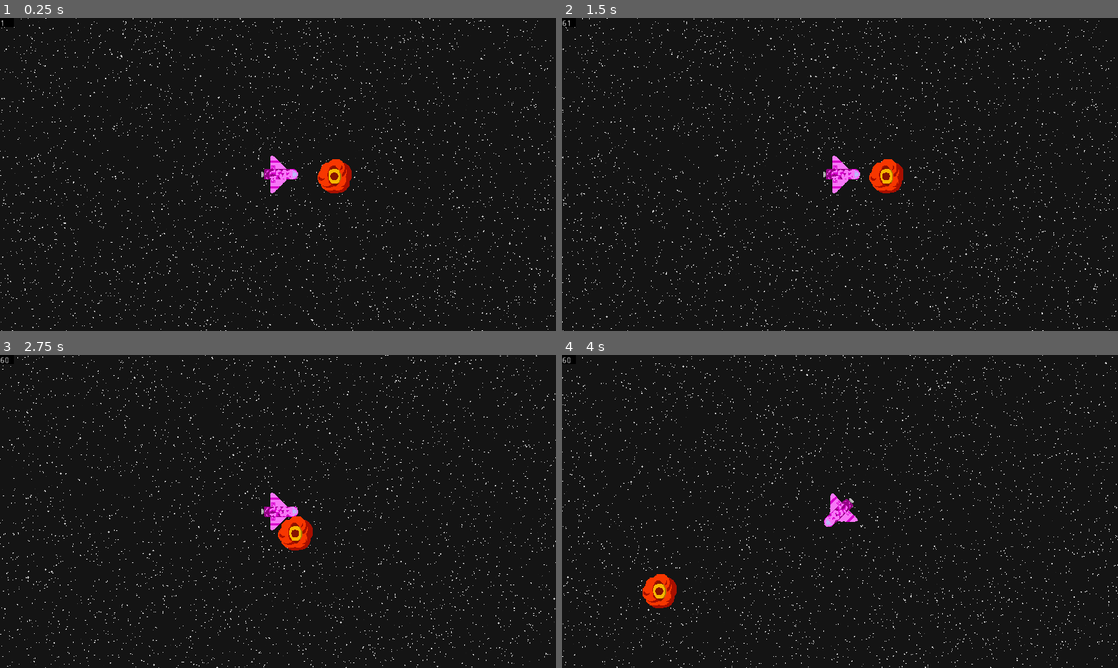
Above: before the commit, frames 1-4 (two rows, left to right).
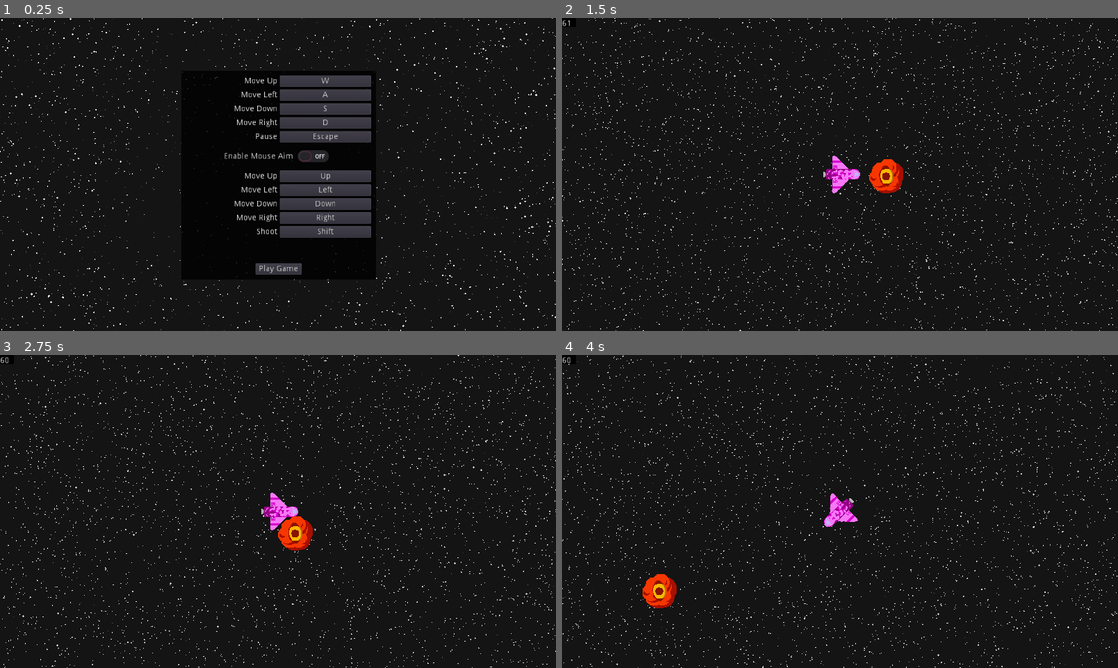
Above: after the commit, the same moments.

Repository: Jellonator/04-Space-Shooter
Game: Godot game, scene res://Gui/StartScreen.tscn
Two runs of this game, one before a commit and one after it. Both use one fixed random seed, a clock stepped at 60 frames per second and the inputs below. Before the commit the project starts from res://World/Game.tscn.
Inputs (mouse positions are in pixels of both pictures, inside the frame that each line leads up to):
- Up to frame 1 (0.25 s): no input
- Up to frame 2 (1.5 s): click (840, 268) at 0.5 s, where only the run after the commit has a clickable "Play Game"; tap Enter at 1.25 s; move the mouse to (962, 158) at 1.27 s; press the mouse at (962, 158) at 1.28 s; hold D (move_right) from 1.28 s (still down)
- Up to frame 3 (2.75 s): move the mouse to (166, 527) at 2.02 s; release D (move_right) at 2.03 s; release the mouse at (166, 527) at 2.03 s; hold S (move_down) from 2.03 s (still down); tap Shift (action_shoot_nonmouse) at 2.1 s
- Up to frame 4 (4 s): move the mouse to (895, 442) at 2.77 s; release S (move_down) at 2.78 s; hold D (move_right) 2.78-3.53 s; hold Down (look_down) 2.78-3.53 s; move the mouse to (812, 574) at 3.52 s; hold W (move_up) from 3.53 s (still down); tap Left (look_left) at 3.6 s; click (812, 574) at 3.67 s

The runs differ from the first frame. In frame 1, 9.7% of the frame differs, in the area x 0-100%, y 0-100%; in frame 2, 2.9%; in frame 3, 2.9%; in frame 4, 2.9%.

Commit message:
Added start screen

Diff:
--- /dev/null
+++ b/Gui/StarField.shader
@@ -0,0 +1,171 @@
+shader_type particles;
+uniform vec3 direction;
+uniform float spread;
+uniform float flatness;
+uniform float initial_linear_velocity;
+uniform float initial_angle;
+uniform float angular_velocity;
+uniform float orbit_velocity;
+uniform float linear_accel;
+uniform float radial_accel;
+uniform float tangent_accel;
+uniform float damping;
+uniform float scale;
+uniform float hue_variation;
+uniform float anim_speed;
+uniform float anim_offset;
+uniform float initial_linear_velocity_random;
+uniform float initial_angle_random;
+uniform float angular_velocity_random;
+uniform float orbit_velocity_random;
+uniform float linear_accel_random;
+uniform float radial_accel_random;
+uniform float tangent_accel_random;
+uniform float damping_random;
+uniform float scale_random;
+uniform float hue_variation_random;
+uniform float anim_speed_random;
+uniform float anim_offset_random;
+uniform float lifetime_randomness;
+uniform vec3 emission_box_extents;
+uniform vec4 color_value : hint_color;
+uniform int trail_divisor;
+uniform vec3 gravity;
+uniform sampler2D color_ramp;
+uniform sampler2D scale_texture;
+
+
+float rand_from_seed(inout uint seed) {
+	int k;
+	int s = int(seed);
+	if (s == 0)
+	s = 305420679;
+	k = s / 127773;
+	s = 16807 * (s - k * 127773) - 2836 * k;
+	if (s < 0)
+		s += 2147483647;
+	seed = uint(s);
+	return float(seed % uint(65536)) / 65535.0;
+}
+
+float rand_from_seed_m1_p1(inout uint seed) {
+	return rand_from_seed(seed) * 2.0 - 1.0;
+}
+
+uint hash(uint x) {
+	x = ((x >> uint(16)) ^ x) * uint(73244475);
+	x = ((x >> uint(16)) ^ x) * uint(73244475);
+	x = (x >> uint(16)) ^ x;
+	return x;
+}
+
+void vertex() {
+	uint base_number = NUMBER / uint(trail_divisor);
+	uint alt_seed = hash(base_number + uint(1) + RANDOM_SEED);
+	float angle_rand = rand_from_seed(alt_seed);
+	float scale_rand = rand_from_seed(alt_seed);
+	float hue_rot_rand = rand_from_seed(alt_seed);
+	float anim_offset_rand = rand_from_seed(alt_seed);
+	float pi = 3.14159;
+	float degree_to_rad = pi / 180.0;
+
+	bool restart = false;
+	if (CUSTOM.y > CUSTOM.w) {
+		restart = true;
+	}
+
+	if (RESTART || restart) {
+		float tex_linear_velocity = 0.0;
+		float tex_angle = 0.0;
+		float tex_anim_offset = 0.0;
+		float spread_rad = spread * degree_to_rad;
+		float angle1_rad = atan(direction.x, direction.z) + rand_from_seed_m1_p1(alt_seed) * spread_rad;
+		float angle2_rad = atan(direction.y, abs(direction.z)) + rand_from_seed_m1_p1(alt_seed) * spread_rad * (1.0 - flatness);
+		vec3 direction_xz = vec3(sin(angle1_rad), 0.0, cos(angle1_rad));
+		vec3 direction_yz = vec3(0.0, sin(angle2_rad), cos(angle2_rad));
+		direction_yz.z = direction_yz.z / max(0.0001,sqrt(abs(direction_yz.z))); // better uniform distribution
+		vec3 vec_direction = vec3(direction_xz.x * direction_yz.z, direction_yz.y, direction_xz.z * direction_yz.z);
+		vec_direction = normalize(vec_direction);
+		float base_angle = (initial_angle + tex_angle) * mix(1.0, angle_rand, initial_angle_random);
+		CUSTOM.x = base_angle * degree_to_rad;
+		CUSTOM.y = 0.0;
+		CUSTOM.w = (1.0 - lifetime_randomness * rand_from_seed(alt_seed));
+		CUSTOM.z = (anim_offset + tex_anim_offset) * mix(1.0, anim_offset_rand, anim_offset_random);
+		TRANSFORM[3].xyz = vec3(rand_from_seed(alt_seed) * 2.0 - 1.0, rand_from_seed(alt_seed) * 2.0 - 1.0, rand_from_seed(alt_seed) * 2.0 - 1.0) * emission_box_extents;
+		vec2 norm = normalize(TRANSFORM[3].xy);
+		VELOCITY.xy = norm;
+		VELOCITY.z = 0.0;
+//		VELOCITY = (EMISSION_TRANSFORM * vec4(VELOCITY, 0.0)).xyz;
+		TRANSFORM = EMISSION_TRANSFORM * TRANSFORM;
+	} else {
+		CUSTOM.y += DELTA / LIFETIME;
+		float tex_linear_velocity = 0.0;
+		float tex_angular_velocity = 0.0;
+		float tex_linear_accel = 0.0;
+		float tex_radial_accel = 0.0;
+		float tex_tangent_accel = 0.0;
+		float tex_damping = 0.0;
+		float tex_angle = 0.0;
+		float tex_anim_speed = 0.0;
+		float tex_anim_offset = 0.0;
+		vec3 force = gravity;
+		vec3 pos = TRANSFORM[3].xyz;
+		// apply linear acceleration
+		force += length(VELOCITY) > 0.0 ? normalize(VELOCITY) * (linear_accel + tex_linear_accel) * mix(1.0, rand_from_seed(alt_seed), linear_accel_random) : vec3(0.0);
+		// apply radial acceleration
+		vec3 org = EMISSION_TRANSFORM[3].xyz;
+		vec3 diff = pos - org;
+		force += length(diff) > 0.0 ? normalize(diff) * (radial_accel + tex_radial_accel) * mix(1.0, rand_from_seed(alt_seed), radial_accel_random) : vec3(0.0);
+		// apply tangential acceleration;
+		vec3 crossDiff = cross(normalize(diff), normalize(gravity));
+		force += length(crossDiff) > 0.0 ? normalize(crossDiff) * ((tangent_accel + tex_tangent_accel) * mix(1.0, rand_from_seed(alt_seed), tangent_accel_random)) : vec3(0.0);
+		// apply attractor forces
+		VELOCITY += force * DELTA;
+		// orbit velocity
+		if (damping + tex_damping > 0.0) {
+			float v = length(VELOCITY);
+			float damp = (damping + tex_damping) * mix(1.0, rand_from_seed(alt_seed), damping_random);
+			v -= damp * DELTA;
+			if (v < 0.0) {
+				VELOCITY = vec3(0.0);
+			} else {
+				VELOCITY = normalize(VELOCITY) * v;
+			}
+		}
+		float base_angle = (initial_angle + tex_angle) * mix(1.0, angle_rand, initial_angle_random);
+		base_angle += CUSTOM.y * LIFETIME * (angular_velocity + tex_angular_velocity) * mix(1.0, rand_from_seed(alt_seed) * 2.0 - 1.0, angular_velocity_random);
+		CUSTOM.x = base_angle * degree_to_rad;
+		CUSTOM.z = (anim_offset + tex_anim_offset) * mix(1.0, anim_offset_rand, anim_offset_random) + CUSTOM.y * (anim_speed + tex_anim_speed) * mix(1.0, rand_from_seed(alt_seed), anim_speed_random);
+	}
+	float tex_scale = textureLod(scale_texture, vec2(CUSTOM.y, 0.0), 0.0).r;
+	float tex_hue_variation = 0.0;
+	float hue_rot_angle = (hue_variation + tex_hue_variation) * pi * 2.0 * mix(1.0, hue_rot_rand * 2.0 - 1.0, hue_variation_random);
+	float hue_rot_c = cos(hue_rot_angle);
+	float hue_rot_s = sin(hue_rot_angle);
+	mat4 hue_rot_mat = mat4(vec4(0.299, 0.587, 0.114, 0.0),
+			vec4(0.299, 0.587, 0.114, 0.0),
+			vec4(0.299, 0.587, 0.114, 0.0),
+			vec4(0.000, 0.000, 0.000, 1.0)) +
+		mat4(vec4(0.701, -0.587, -0.114, 0.0),
+			vec4(-0.299, 0.413, -0.114, 0.0),
+			vec4(-0.300, -0.588, 0.886, 0.0),
+			vec4(0.000, 0.000, 0.000, 0.0)) * hue_rot_c +
+		mat4(vec4(0.168, 0.330, -0.497, 0.0),
+			vec4(-0.328, 0.035,  0.292, 0.0),
+			vec4(1.250, -1.050, -0.203, 0.0),
+			vec4(0.000, 0.000, 0.000, 0.0)) * hue_rot_s;
+	COLOR = hue_rot_mat * textureLod(color_ramp, vec2(CUSTOM.y, 0.0), 0.0);
+
+	TRANSFORM[0].xyz = normalize(TRANSFORM[0].xyz);
+	TRANSFORM[1].xyz = normalize(TRANSFORM[1].xyz);
+	TRANSFORM[2].xyz = normalize(TRANSFORM[2].xyz);
+	float base_scale = tex_scale * mix(scale, 1.0, scale_random * scale_rand);
+	if (base_scale < 0.000001) {
+		base_scale = 0.000001;
+	}
+	TRANSFORM[0].xyz *= base_scale;
+	TRANSFORM[1].xyz *= base_scale;
+	TRANSFORM[2].xyz *= base_scale;
+	if (CUSTOM.y > CUSTOM.w) {		ACTIVE = false;
+	}
+}
--- /dev/null
+++ b/Gui/StartScreen.gd
@@ -0,0 +1,4 @@
+extends Control
+
+func _on_Button_pressed():
+	get_tree().change_scene("res://World/Game.tscn")
--- /dev/null
+++ b/Gui/StartScreen.tscn
@@ -0,0 +1,127 @@
+[gd_scene load_steps=11 format=2]
+
+[ext_resource path="res://Gui/GameConfig.tscn" type="PackedScene" id=1]
+[ext_resource path="res://Util/star.png" type="Texture" id=2]
+[ext_resource path="res://Gui/StartScreen.gd" type="Script" id=3]
+[ext_resource path="res://Gui/StarField.shader" type="Shader" id=4]
+
+[sub_resource type="StyleBoxFlat" id=1]
+content_margin_left = 8.0
+content_margin_right = 8.0
+content_margin_top = 8.0
+content_margin_bottom = 8.0
+bg_color = Color( 0, 0, 0, 0.807843 )
+
+[sub_resource type="Gradient" id=6]
+offsets = PoolRealArray( 0, 0.243902, 1 )
+colors = PoolColorArray( 1, 1, 1, 0, 1, 1, 1, 1, 1, 1, 1, 1 )
+
+[sub_resource type="GradientTexture" id=3]
+gradient = SubResource( 6 )
+
+[sub_resource type="Curve" id=4]
+min_value = 0.99
+max_value = 5.0
+_data = [ Vector2( 0, 1 ), 0.0, 0.0, 0, 0, Vector2( 1, 3 ), 3.12019, 0.0, 0, 0 ]
+
+[sub_resource type="CurveTexture" id=5]
+curve = SubResource( 4 )
+
+[sub_resource type="ShaderMaterial" id=7]
+shader = ExtResource( 4 )
+shader_param/direction = Vector3( 1, 0, 0 )
+shader_param/spread = 0.0
+shader_param/flatness = 1.0
+shader_param/initial_linear_velocity = 25.0
+shader_param/initial_angle = 0.0
+shader_param/angular_velocity = 0.0
+shader_param/orbit_velocity = 0.0
+shader_param/linear_accel = 25.0
+shader_param/radial_accel = 0.0
+shader_param/tangent_accel = 0.0
+shader_param/damping = 0.0
+shader_param/scale = 0.05
+shader_param/hue_variation = 0.0
+shader_param/anim_speed = 0.0
+shader_param/anim_offset = 0.0
+shader_param/initial_linear_velocity_random = 0.0
+shader_param/initial_angle_random = 0.0
+shader_param/angular_velocity_random = 0.0
+shader_param/orbit_velocity_random = 0.0
+shader_param/linear_accel_random = 0.21
+shader_param/radial_accel_random = 0.0
+shader_param/tangent_accel_random = 0.0
+shader_param/damping_random = 0.0
+shader_param/scale_random = 0.1
+shader_param/hue_variation_random = 0.0
+shader_param/anim_speed_random = 0.0
+shader_param/anim_offset_random = 0.0
+shader_param/lifetime_randomness = 0.0
+shader_param/emission_box_extents = Vector3( 480, 270, 1 )
+shader_param/color_value = Color( 1, 1, 1, 1 )
+shader_param/trail_divisor = 1
+shader_param/gravity = Vector3( 0, -1e-06, 0 )
+shader_param/color_ramp = SubResource( 3 )
+shader_param/scale_texture = SubResource( 5 )
+
+[node name="StartScreen" type="Control"]
+anchor_right = 1.0
+anchor_bottom = 1.0
+script = ExtResource( 3 )
+__meta__ = {
+"_edit_use_anchors_": false
+}
+
+[node name="PanelContainer" type="PanelContainer" parent="."]
+anchor_left = 0.5
+anchor_top = 0.5
+anchor_right = 0.5
+anchor_bottom = 0.5
+margin_left = -167.0
+margin_top = -179.0
+margin_right = 167.0
+margin_bottom = 179.0
+custom_styles/panel = SubResource( 1 )
+__meta__ = {
+"_edit_use_anchors_": false
+}
+
+[node name="VBoxContainer" type="VBoxContainer" parent="PanelContainer"]
+margin_left = 8.0
+margin_top = 8.0
+margin_right = 328.0
+margin_bottom = 352.0
+__meta__ = {
+"_edit_use_anchors_": false
+}
+
+[node name="GameConfig" parent="PanelContainer/VBoxContainer" instance=ExtResource( 1 )]
+anchor_right = 0.0
+anchor_bottom = 0.0
+margin_right = 320.0
+margin_bottom = 320.0
+rect_min_size = Vector2( 320, 320 )
+
+[node name="CenterContainer" type="CenterContainer" parent="PanelContainer/VBoxContainer"]
+margin_top = 324.0
+margin_right = 320.0
+margin_bottom = 344.0
+
+[node name="Button" type="Button" parent="PanelContainer/VBoxContainer/CenterContainer"]
+margin_left = 120.0
+margin_right = 200.0
+margin_bottom = 20.0
+text = "Play Game"
+
+[node name="Particles2D" type="Particles2D" parent="."]
+position = Vector2( 480, 270 )
+z_index = -1
+amount = 8192
+lifetime = 10.0
+preprocess = 20.0
+randomness = 1.0
+fixed_fps = 60
+visibility_rect = Rect2( -480, -270, 960, 540 )
+process_material = SubResource( 7 )
+texture = ExtResource( 2 )
+[connection signal="pressed" from="PanelContainer/VBoxContainer/CenterContainer/Button" to="." method="_on_Button_pressed"]
--- a/Util/StarRenderer.gd
+++ b/Util/StarRenderer.gd
@@ -2,9 +2,10 @@
 
 onready var node_particles := $ParallaxBackground/ParallaxLayer/Particles2D
 onready var shader_mat := node_particles.process_material as ShaderMaterial
+var localoffset := Vector2(0, 0)
 
 func _process(delta):
 	var rect := get_viewport().get_visible_rect()
 	var tx := get_viewport().canvas_transform
 	rect.position = tx.xform(rect.position)
-	shader_mat.set_shader_param("offset", rect.position)
+	shader_mat.set_shader_param("offset", rect.position + localoffset)
--- a/Util/StarRenderer.shader
+++ b/Util/StarRenderer.shader
@@ -10,7 +10,7 @@
 const float MIN_DEPTH = 1.0;
 const float MAX_DEPTH = 20.0;
 const int SHOOTING_STAR_RARITY = 32;
-const float MAX_SHOOTING_STAR_SPEED = 25.0;
+const float MAX_SHOOTING_STAR_SPEED = 5.0;
 
 float rand_from_seed(inout uint seed) {
 	int k;
--- a/project.godot
+++ b/project.godot
@@ -16,7 +16,7 @@
 [application]
 
 config/name="Space Shooter"
-run/main_scene="res://World/Game.tscn"
+run/main_scene="res://Gui/StartScreen.tscn"
 config/icon="res://icon.png"
 
 [autoload]
